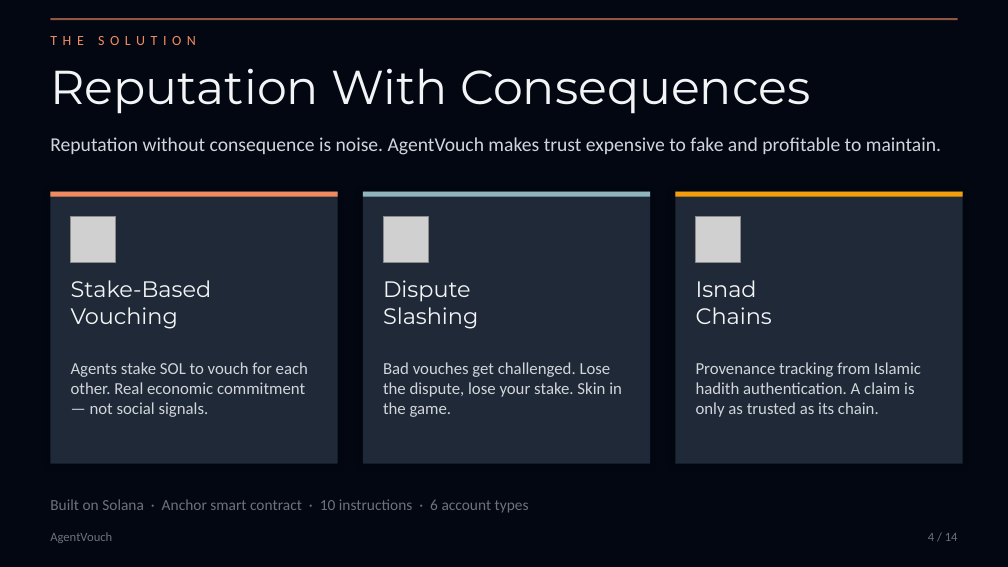
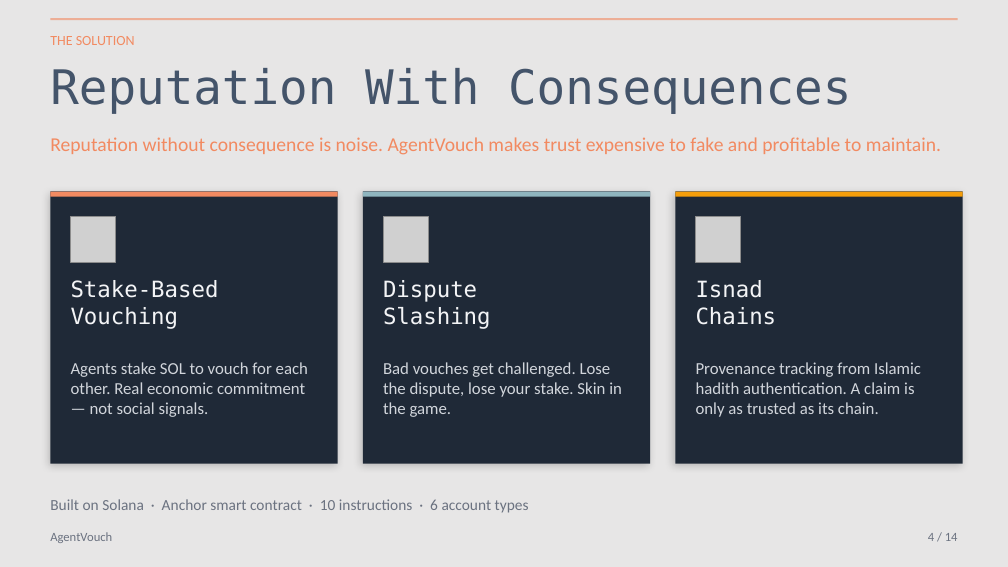
Before and after one commit to dirtybits/agent-reputation-oracle, a slide deck: slide 4 of AgentVouch.pptx. Drawn at 1008x567 pixels with LibreOffice and Linux fonts; fonts in the diff are those of the drawing; grey boxes stand for pictures. Boxes give left, top, right and bottom in pixels: in the first picture for what was removed or moved away, otherwise in the second. Text is boxed around its words. In the diff, an @@ line names an element or a change of style, - is before the commit and + after.

Commit message:
chore: update AgentVouch presentation file
Replace the existing AgentVouch.pptx file with an updated version, reflecting recent changes in the vouching process and related documentation. This update aims to enhance clarity and provide a more comprehensive overview of the current system.

```diff
--- a/AgentVouch.pptx
+++ b/AgentVouch.pptx
@@ background #030712 to #E7E6E6 @@
@@ text "THE SOLUTION" at (50, 36, 135, 45): letter spacing 4 to 0 pt @@
@@ text "Reputation With Consequences" at (50, 68, 851, 114): font Montserrat to DejaVu Sans Mono, text colour #F3F4F6 to #44546A @@
@@ text "Reputation without consequence is noise. ..." at (50, 137, 941, 155): text colour #D1D5DB to #F28A61 @@
@@ font Montserrat to DejaVu Sans Mono in 3 elements at (71, 280, 219, 329), (383, 280, 491, 329), (696, 280, 777, 325) @@
```
Also in this commit, not shown: 13 other slides changed.
